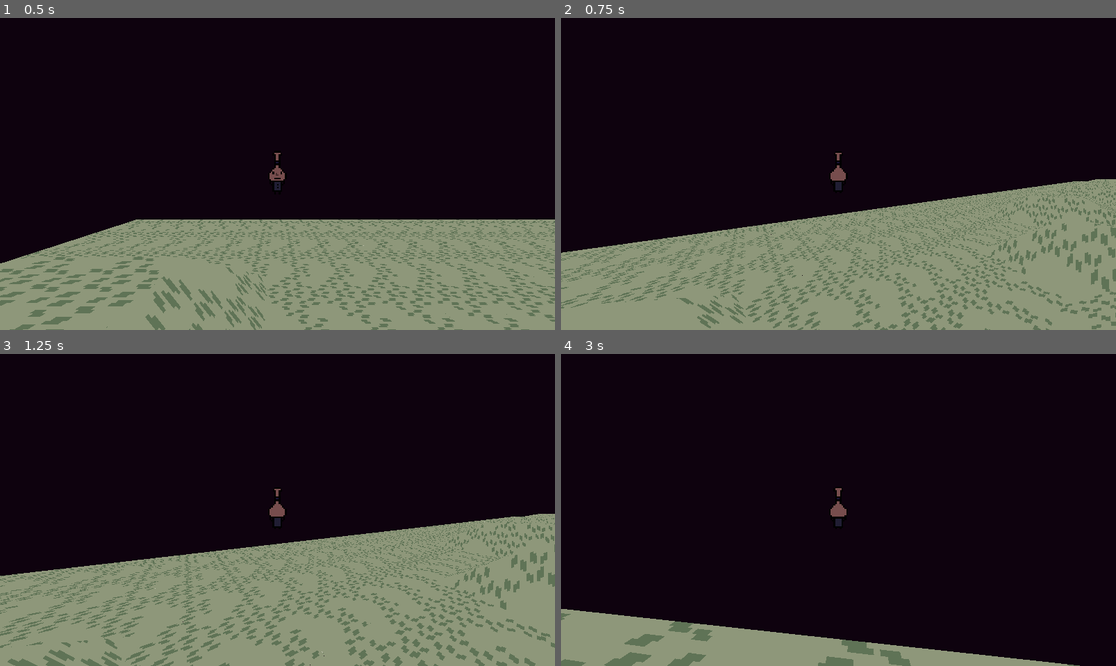
Above: before the commit, frames 1-4 (two rows, left to right).
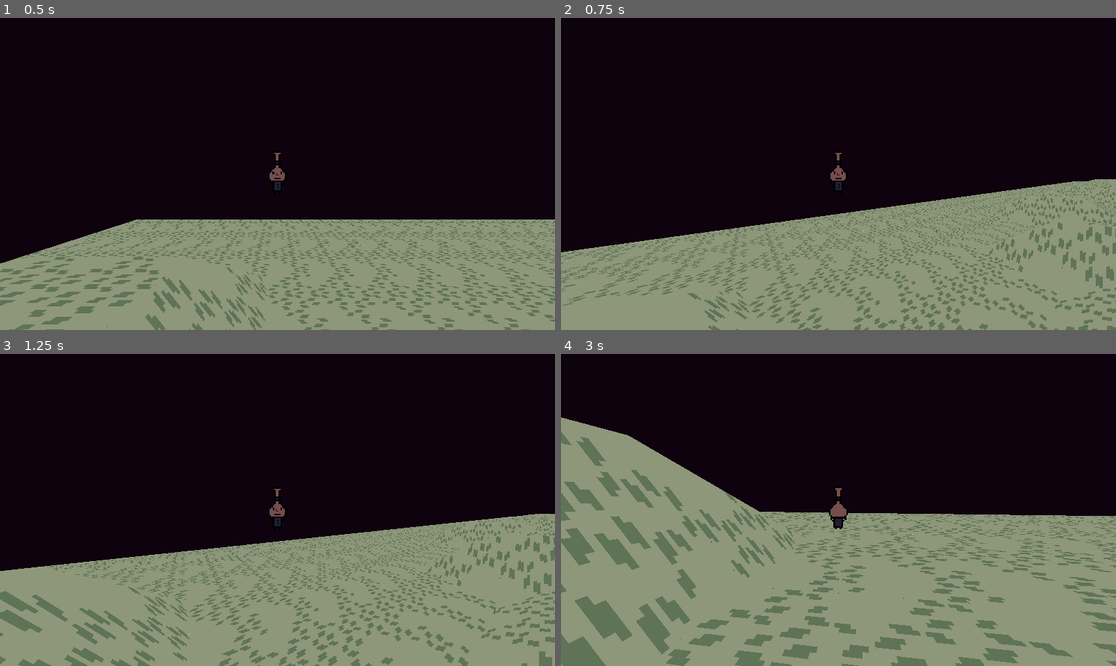
Above: after the commit, the same moments.

Repository: Phil-Nettekoven/gd-portfolio-site
Game: Godot game, scene res://scenes/world_1/world_1.tscn
The game is run twice, just before and just after one commit, with the same random seed, the same clock (stepped at 60 frames per second) and the same inputs.
Inputs (mouse positions are in pixels of both pictures, inside the frame that each line leads up to):
- Up to frame 1 (0.5 s): no input
- Up to frame 2 (0.75 s): move the mouse to (866, 174) at 0.52 s; hold W (up) from 0.53 s (still down); hold Shift (sprint) from 0.53 s (still down)
- Up to frame 3 (1.25 s): keep holding W (up); keep holding Shift (sprint); tap Space (jump) at 0.77, 0.8, 1.07 s
- Up to frame 4 (3 s): keep holding W (up); move the mouse to (810, 510) at 1.27 s; release Shift (sprint) at 1.28 s; tap Space (jump) at 1.35, 1.52, 1.82, 2.3 s; tap Shift (sprint) at 1.55, 2.85 s; move the mouse to (849, 503) at 2.02 s; hold Shift (sprint) 2.03-2.78 s; move the mouse to (832, 516) at 2.77 s

Frame 1 is identical in both runs. In frame 2, 11% of the frame differs, in the area x 0-100%, y 49-100%; in frame 3, 13%; in frame 4, 50%, in the area x 0-100%, y 20-100%.

Commit message:
more music shenanigans

Diff:
--- /dev/null
+++ b/autoloads/globals.gd
@@ -0,0 +1,16 @@
+extends Node
+
+const MAX_SPEED:float  = 100
+const SPRINT_MAX_SPEED:float = MAX_SPEED*2
+const SPRINT_MOD:float = 2.0
+const ACCELERATION:float = 50
+const SPRINT_ACCELERATION:float = ACCELERATION*1.25
+const DECELERATION:float = 100
+const SPRINT_DECELERATION:float = DECELERATION*0.5
+
+const JUMP_VELOCITY:float = 20
+const JUMP_MOD:float = 1.25
+const JUMP_COOLDOWN:float = 0.05
+const GRAVITY_MOD:float = 2.0
+
+const MUSIC_MAX_SPEED:float = MAX_SPEED/4 #The player's speed at which the BGM will play at pitch = 1.0
--- a/characters/player/player.gd
+++ b/characters/player/player.gd
@@ -4,22 +4,8 @@
 @onready var camera:Camera3D = %camera
 var can_jump:bool = true
 
-const MAX_SPEED:float  = 100
-const SPRINT_MAX_SPEED:float = MAX_SPEED*2
-const SPRINT_MOD:float = 2.0
-const ACCELERATION:float = 50
-const SPRINT_ACCELERATION:float = ACCELERATION*1.25
-const DECELERATION:float = 100
-const SPRINT_DECELERATION:float = DECELERATION*0.5
-
-const JUMP_VELOCITY:float = 20
-const JUMP_MOD:float = 1.25
-const JUMP_COOLDOWN:float = 0.05
-const GRAVITY_MOD:float = 2.0
-
-
-
 @onready var starting_pos:Vector3 = self.global_position
+var prev_velocity:Vector3 = Vector3.ZERO
 
 enum STATE {pathing, free, disabled}
 var state:STATE = STATE.free
@@ -34,61 +20,34 @@
 func _ready() -> void:
 	pass
 
-func path_movement(_delta:float)->void:
-	if not is_on_floor():
-		velocity += (get_gravity() * GRAVITY_MOD) * _delta
-		return
-
-
-	# if jump_timer.is_stopped() && not can_jump: #Start timer once the player has hit the ground again
-	# 	jump_timer.start(JUMP_COOLDOWN)
-	# 	return
-
-	velocity.x = 0
-	#if !can_jump: return
-	if !(Input.is_action_pressed("left") || Input.is_action_pressed("right")): return
-	var direction:Vector2 = Input.get_vector("left", "right", "up", "down").normalized()
-
-	var cur_movespeed:float = MAX_SPEED
-	var cur_jump_velocity:float = JUMP_VELOCITY
-
-	if Input.is_action_pressed("sprint"):
-		cur_movespeed *= SPRINT_MOD
-		cur_jump_velocity *= JUMP_MOD
-
-	if direction:
-		velocity.x = direction.x * cur_movespeed
-	else:
-		velocity.x = move_toward(velocity.x, 0, cur_movespeed)
-
-	if direction.x != 0:
-		velocity.y = cur_jump_velocity
-		#can_jump = false
-
 func free_movement(_delta:float)->void:
 	if not is_on_floor():
-		velocity += (get_gravity() * GRAVITY_MOD) * _delta
+		velocity += (get_gravity() * Globals.GRAVITY_MOD) * _delta
 		#move_and_slide()
 		#return
 
-	if touched_ground == false && is_on_floor(): #Emit the first time player touches the ground
-		touched_ground = true
-		just_touched_ground.emit()
+	if touched_ground == false: #Emit the first time player touches the ground
+		if is_on_floor():
+			touched_ground = true
+			just_touched_ground.emit()
+		else:
+			move_and_slide()
+			return
 
 	input_dir = Input.get_vector("left","right","up","down")
 	var direction:Vector3 = Vector3(input_dir.x,0,input_dir.y).normalized()
 	direction = direction.rotated(Vector3.UP, camera.global_rotation.y)
 
-	var cur_jump_velocity:float = JUMP_VELOCITY
-	var cur_acceleration:float = ACCELERATION
-	var cur_deceleration:float = DECELERATION
-	var target_movespeed:float  = MAX_SPEED
+	var cur_jump_velocity:float = Globals.JUMP_VELOCITY
+	var cur_acceleration:float = Globals.ACCELERATION
+	var cur_deceleration:float = Globals.DECELERATION
+	var target_movespeed:float  = Globals.MAX_SPEED
 
 	if is_on_floor() && Input.is_action_pressed("sprint"):
-		target_movespeed = SPRINT_MAX_SPEED
-		cur_jump_velocity *= JUMP_MOD
-		cur_acceleration = SPRINT_ACCELERATION
-		cur_deceleration = SPRINT_DECELERATION
+		target_movespeed = Globals.SPRINT_MAX_SPEED
+		cur_jump_velocity *= Globals.JUMP_MOD
+		cur_acceleration = Globals.SPRINT_ACCELERATION
+		cur_deceleration = Globals.SPRINT_DECELERATION
 
 	if direction: #Moving
 		direction *= target_movespeed
@@ -100,8 +59,6 @@
 
 	if is_on_floor() && Input.is_action_pressed("jump"):
 		velocity.y = cur_jump_velocity
-
-	#print(get_floor_angle())
 
 	move_and_slide()
 func handle_animations()->void:
@@ -142,19 +99,17 @@
 
 	state = new_state
 
-
 func _on_timer_timeout() -> void:
 	can_jump = true
 
 func _process(delta: float) -> void:
 	if Input.is_action_just_pressed("reset"):
 		reset()
-	if state == STATE.pathing:
-		path_movement(delta)
-	elif state == STATE.free:
+	if state == STATE.free:
 		free_movement(delta)
 	else: ##DISABLED
 		return
+
 	handle_animations()
 
 func reset()->void:
--- a/project.godot
+++ b/project.godot
@@ -14,6 +14,10 @@
 run/main_scene="uid://b7uy4xiwhjdw6"
 config/features=PackedStringArray("4.4", "GL Compatibility")
 boot_splash/show_image=false
+
+[autoload]
+
+Globals="*res://autoloads/globals.gd"
 
 [debug]
 
--- a/scenes/world_1/bgm_mgr.gd
+++ b/scenes/world_1/bgm_mgr.gd
@@ -1,6 +1,8 @@
+
 extends Node
 
 @onready var player_char:CharacterBody3D = %player
+var player_touched_ground:bool = false
 
 @onready var drums:AudioStreamPlayer = $drums
 @onready var bass:AudioStreamPlayer = $bass
@@ -13,6 +15,12 @@
 @export var leads_mp3:AudioStreamMP3
 
 @onready var audio_streams:Array[AudioStreamPlayer] = [drums,bass,chords,leads]
+@onready var animation_player:AnimationPlayer = $AnimationPlayer
+const ANIMATION_NAME:String = "lerp_music_pitch"
+const MAX_PITCH_SCALE:float = 1.0
+
+var is_playing:bool = true
+var prev_speed:float = 0.0
 
 func _ready() -> void:
 	drum_mp3.loop = true
@@ -27,12 +35,35 @@
 	leads_mp3.loop = true
 	leads.stream = leads_mp3
 
+	#animation_player.play(ANIMATION_NAME)
+	for p:AudioStreamPlayer in audio_streams:
+		p.play()
+
 	player_char.just_touched_ground.connect(_on_ground_touched)
 
 func _on_ground_touched()->void:
-	for p:AudioStreamPlayer in audio_streams:
-		p.play()
+	player_touched_ground = true
 
-# Called every frame. 'delta' is the elapsed time since the previous frame.
-func _process(delta: float) -> void:
-	pass
+func modulate_pitch_by_velocity()->void:
+	#if !player_touched_ground: return
+
+	var speed:float = player_char.velocity.length()
+
+	if speed != prev_speed && speed <= 0.0:
+		for p:AudioStreamPlayer in audio_streams:
+			p.stream_paused = true
+		is_playing = false
+		prev_speed = speed
+		return
+
+	if !is_playing:
+		for p:AudioStreamPlayer in audio_streams:
+			p.stream_paused = false
+		is_playing = true
+
+	var speed_ratio:float = clamp(speed/Globals.MUSIC_MAX_SPEED, 0.0, 0.99)
+
+	animation_player.seek(speed_ratio)
+
+func _process(_delta: float) -> void:
+	modulate_pitch_by_velocity()
--- a/sounds/bgm_mgr.tscn
+++ b/sounds/bgm_mgr.tscn
@@ -1,10 +1,118 @@
-[gd_scene load_steps=6 format=3 uid="uid://pdah50dfaal"]
+[gd_scene load_steps=9 format=3 uid="uid://pdah50dfaal"]
 
 [ext_resource type="Script" uid="uid://7lyr48jmhfm" path="res://scenes/world_1/bgm_mgr.gd" id="1_5s6vj"]
 [ext_resource type="AudioStream" uid="uid://ifduyw7enrip" path="res://sounds/music/michael_bgm/drums.mp3" id="3_8khnp"]
 [ext_resource type="AudioStream" uid="uid://e5u2x7offpxy" path="res://sounds/music/michael_bgm/bass.mp3" id="3_m4bb4"]
 [ext_resource type="AudioStream" uid="uid://cntqv81lumu5r" path="res://sounds/music/michael_bgm/chords.mp3" id="4_stiy4"]
 [ext_resource type="AudioStream" uid="uid://bxk3qa1bc7mmn" path="res://sounds/music/michael_bgm/leads.mp3" id="5_e7lhu"]
+
+[sub_resource type="Animation" id="Animation_m4bb4"]
+resource_name = "lerp_music_pitch"
+tracks/0/type = "value"
+tracks/0/imported = false
+tracks/0/enabled = true
+tracks/0/path = NodePath("drums:pitch_scale")
+tracks/0/interp = 1
+tracks/0/loop_wrap = true
+tracks/0/keys = {
+"times": PackedFloat32Array(0, 1),
+"transitions": PackedFloat32Array(1, 1),
+"update": 0,
+"values": [0.01, 1.0]
+}
+tracks/1/type = "value"
+tracks/1/imported = false
+tracks/1/enabled = true
+tracks/1/path = NodePath("bass:pitch_scale")
+tracks/1/interp = 1
+tracks/1/loop_wrap = true
+tracks/1/keys = {
+"times": PackedFloat32Array(0, 1),
+"transitions": PackedFloat32Array(1, 1),
+"update": 0,
+"values": [0.01, 1.0]
+}
+tracks/2/type = "value"
+tracks/2/imported = false
+tracks/2/enabled = true
+tracks/2/path = NodePath("chords:pitch_scale")
+tracks/2/interp = 1
+tracks/2/loop_wrap = true
+tracks/2/keys = {
+"times": PackedFloat32Array(0, 1),
+"transitions": PackedFloat32Array(1, 1),
+"update": 0,
+"values": [0.01, 1.0]
+}
+tracks/3/type = "value"
+tracks/3/imported = false
+tracks/3/enabled = true
+tracks/3/path = NodePath("leads:pitch_scale")
+tracks/3/interp = 1
+tracks/3/loop_wrap = true
+tracks/3/keys = {
+"times": PackedFloat32Array(0, 1),
+"transitions": PackedFloat32Array(1, 1),
+"update": 0,
+"values": [0.01, 1.0]
+}
+
+[sub_resource type="Animation" id="Animation_stiy4"]
+length = 0.001
+tracks/0/type = "value"
+tracks/0/imported = false
+tracks/0/enabled = true
+tracks/0/path = NodePath("drums:pitch_scale")
+tracks/0/interp = 1
+tracks/0/loop_wrap = true
+tracks/0/keys = {
+"times": PackedFloat32Array(0),
+"transitions": PackedFloat32Array(1),
+"update": 0,
+"values": [1.0]
+}
+tracks/1/type = "value"
+tracks/1/imported = false
+tracks/1/enabled = true
+tracks/1/path = NodePath("bass:pitch_scale")
+tracks/1/interp = 1
+tracks/1/loop_wrap = true
+tracks/1/keys = {
+"times": PackedFloat32Array(0),
+"transitions": PackedFloat32Array(1),
+"update": 0,
+"values": [1.0]
+}
+tracks/2/type = "value"
+tracks/2/imported = false
+tracks/2/enabled = true
+tracks/2/path = NodePath("chords:pitch_scale")
+tracks/2/interp = 1
+tracks/2/loop_wrap = true
+tracks/2/keys = {
+"times": PackedFloat32Array(0),
+"transitions": PackedFloat32Array(1),
+"update": 0,
+"values": [1.0]
+}
+tracks/3/type = "value"
+tracks/3/imported = false
+tracks/3/enabled = true
+tracks/3/path = NodePath("leads:pitch_scale")
+tracks/3/interp = 1
+tracks/3/loop_wrap = true
+tracks/3/keys = {
+"times": PackedFloat32Array(0),
+"transitions": PackedFloat32Array(1),
+"update": 0,
+"values": [1.0]
+}
+
+[sub_resource type="AnimationLibrary" id="AnimationLibrary_stiy4"]
+_data = {
+&"RESET": SubResource("Animation_stiy4"),
+&"lerp_music_pitch": SubResource("Animation_m4bb4")
+}
 
 [node name="bgm_mgr" type="Node"]
 script = ExtResource("1_5s6vj")
@@ -24,3 +132,10 @@
 
 [node name="leads" type="AudioStreamPlayer" parent="."]
 bus = &"Music"
+
+[node name="AnimationPlayer" type="AnimationPlayer" parent="."]
+libraries = {
+&"": SubResource("AnimationLibrary_stiy4")
+}
+autoplay = "lerp_music_pitch"
+speed_scale = 0.0
Not shown, added: autoloads/globals.gd.uid
